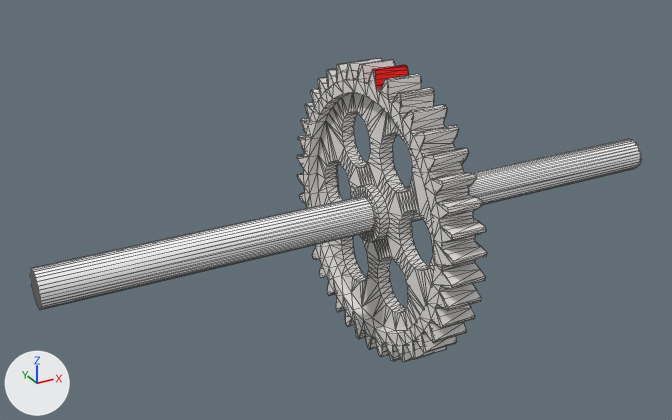
Renders of the OBJ model assets/RadialRunout_of_ToothRing/gear.obj from each side of a commit.
The view is the same before and after, from a 50 mm lens placed at (-63.2, -102.1, 52.7), pointed at (-5.4, 3.0, 0.1). The lights are fixed; the arrows at lower left show +X, +Y and +Z. Mesh edges are drawn as thin lines. Where no turn or scale is listed for an object, it has been applied to the vertices. Vertices at the same position are counted once.

Names of what the first picture shows: 'gear'.
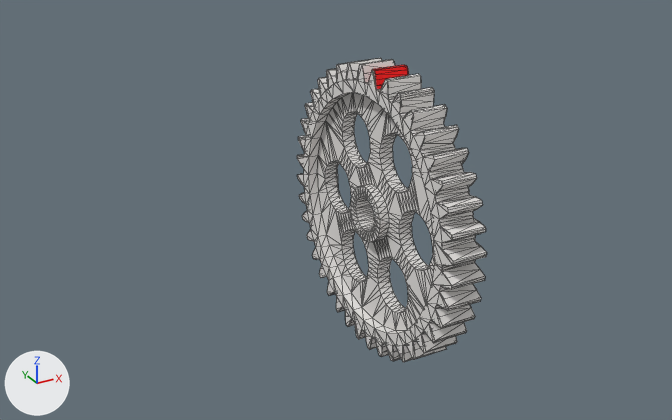
What changed in the scene script:
```text
Add mat_wire_255000000:
    mat_wire_255000000 = principled_material('wire_255000000')
    mat_wire_255000000.base_color = (1.0, 0.0, 0.0)  # red #ff0000
    mat_wire_255000000.roughness = 0.821
Change me_gear:
    where me_gear.from_pydata(...)  # 1468 vertices, 2618 faces; spans x -47.5..47.5, y -21.0..21.0, z -21.0..21.0
    used by ob_gear; location = (0.0, 0.0, 0.0)
    verts and faces of me_gear; kept vertices keep their numbers, new ones are numbered from 1468
    before: 369 (-1.0, -3.9, 0.7) at pixel (389, 217), 370 (-2.5, -4.0, 0.0) at pixel (379, 224), 371 (-1.0, -4.0, 0.0) at pixel (389, 222), 372 (-2.5, -3.9, 0.7) at pixel (379, 219)
    remove me_gear.materials.append(mat_wire_255255255)  # white #ffffff
    remove me_gear.materials.append(mat_wire_252000000)  # red #fe0000
    me_gear part 1: the loose piece of 64 vertices spanning x -47.5..47.5, y -2.5..2.5, z -2.5..2.5 is deleted
    me_gear part 2
    add delete_faces([(369, 370, 371), (369, 372, 370)])
    add faces += [(370, 371, 372), (369, 372, 371)]  # mat_wire_198193188 (white #e5e2df)
    add me_gear.materials.append(mat_wire_255000000)  # red #ff0000
```

Location of each change, (x1, y1, x2, y2) in pixels of the pictures (672 x 420 px; the box of a moved part takes in the faces that stretch with it):
'gear', reshaped (69% narrower): before (30, 58, 641, 362); after (297, 58, 487, 362)
part 1 of me_gear, deleted: before (30, 139, 641, 309)
part 2 of me_gear, moved or reshaped: (380, 218, 389, 225) in both
